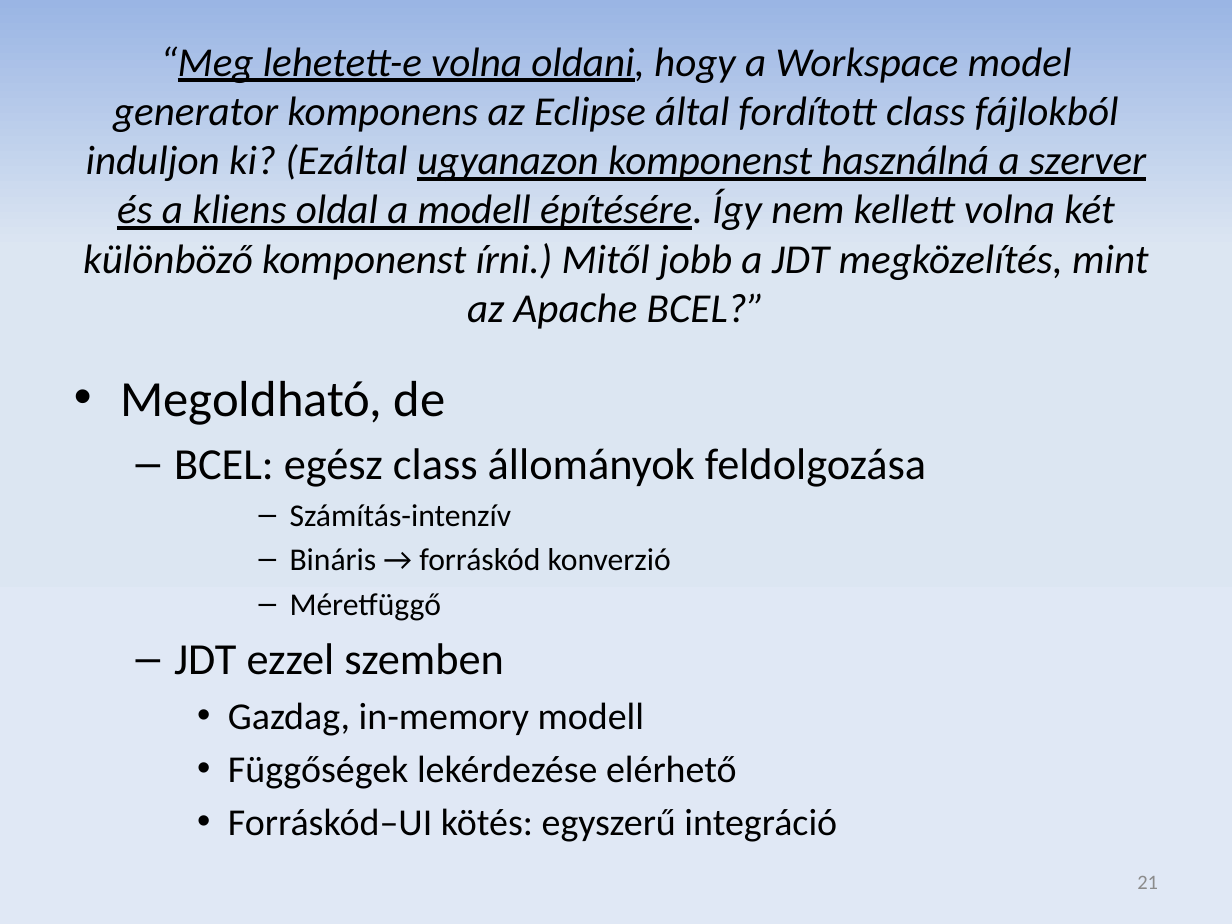
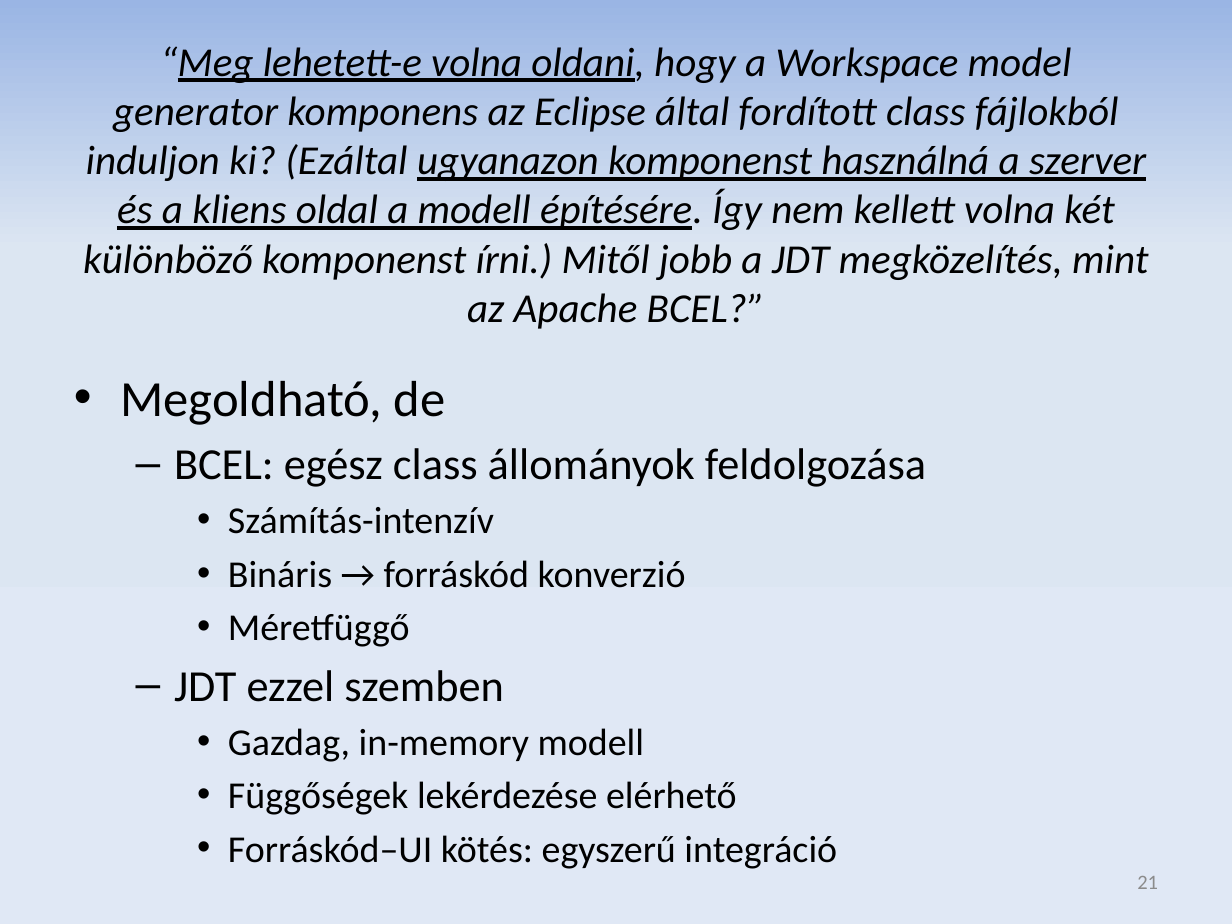
Before and after one commit to donat/incquery-deps, a slide deck: slide 21 of incquery-deps-thesis/presentation/zv_csikos_donat.pptx. Drawn at 1232x924 pixels with LibreOffice and Linux fonts; fonts in the diff are those of the drawing. Boxes give left, top, right and bottom in pixels: in the first picture for what was removed or moved away, otherwise in the second. Text is boxed around its words. In the diff, an @@ line names an element or a change of style, - is before the commit and + after.

```diff
--- a/incquery-deps-thesis/presentation/zv_csikos_donat.pptx
+++ b/incquery-deps-thesis/presentation/zv_csikos_donat.pptx
@@ text at bbox=[228, 507, 686, 647]: size 18.5 to 22.2 pt in "Számítás-intenzív", "Bináris → forráskód konverzió", "Méretfüggő"; bullet – to •; list level 4 to 3 in "Számítás-intenzív"; list level 4 to 3 in "Bináris → forráskód konverzió"; list level 4 to 3 in "Méretfüggő" @@
```
Also in this commit, not shown: 4 other slides changed.
